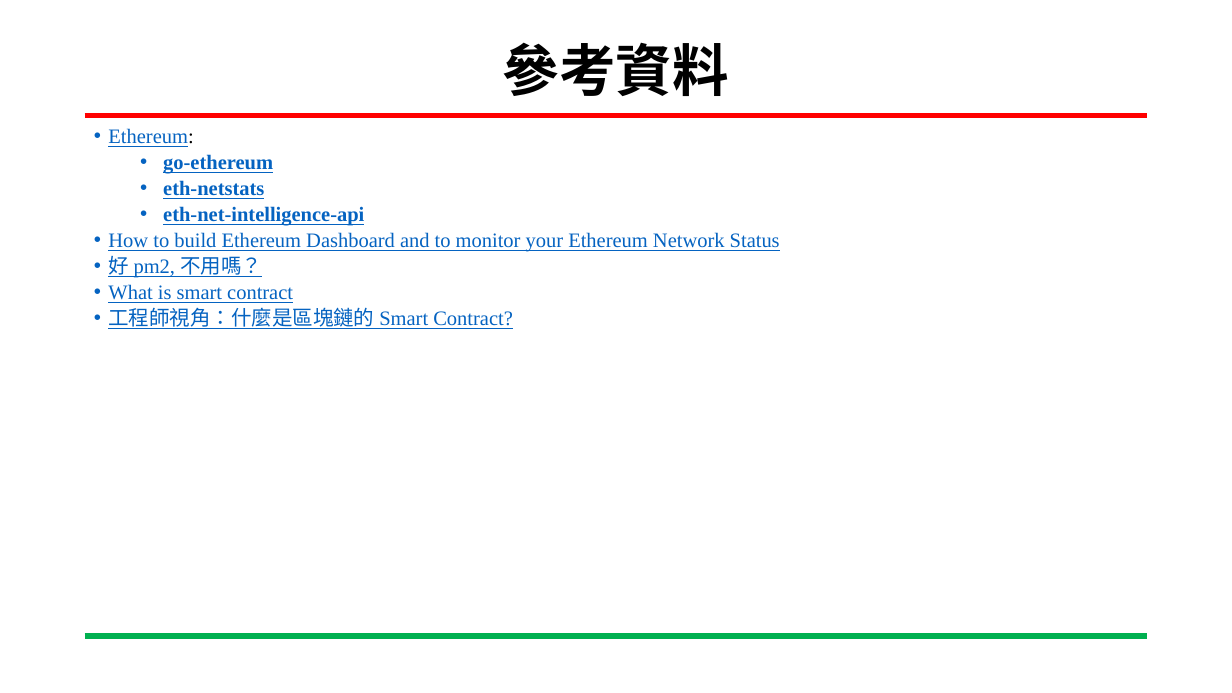
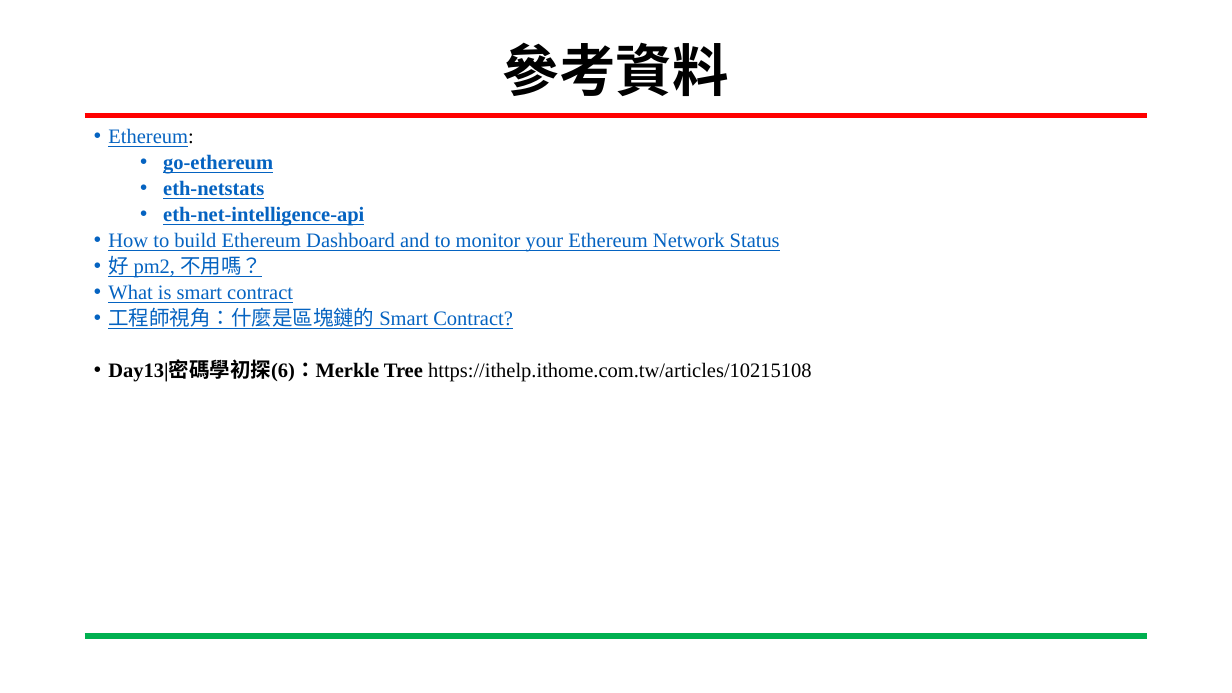
Before and after one commit to San-Zero/Senior-Project, a slide deck: slide 23 of 專題-私有以太坊區塊鏈實作以及其硬體加速方法調查-劉益彤.pptx (slide 21 before the commit). Drawn at 1232x693 pixels with LibreOffice and Linux fonts; fonts in the diff are those of the drawing; background and template pictures are left out. Boxes give left, top, right and bottom in pixels: in the first picture for what was removed or moved away, otherwise in the second. Text is boxed around its words. In the diff, an @@ line names an element or a change of style, - is before the commit and + after.

```diff
--- a/專題-私有以太坊區塊鏈實作以及其硬體加速方法調查-劉益彤.pptx
+++ b/專題-私有以太坊區塊鏈實作以及其硬體加速方法調查-劉益彤.pptx
@@ text at box(108, 362, 811, 382): paragraph added @@
+• Day13|密碼學初探(6)：Merkle Tree https://ithelp.ithome.com.tw/articles/10215108
```
Also in this commit, not shown: 1 other slide changed, 2 slides added, 9 other files.
